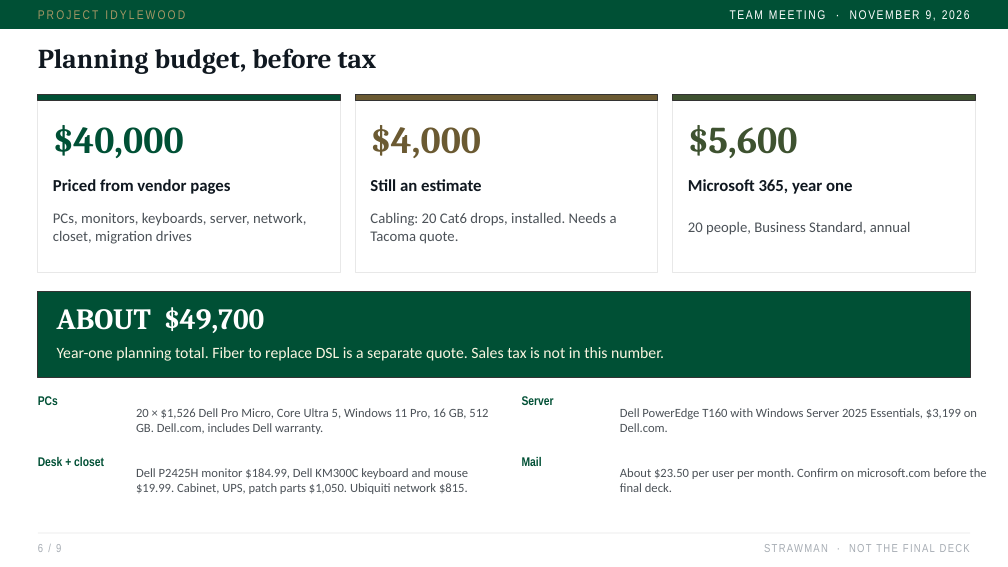
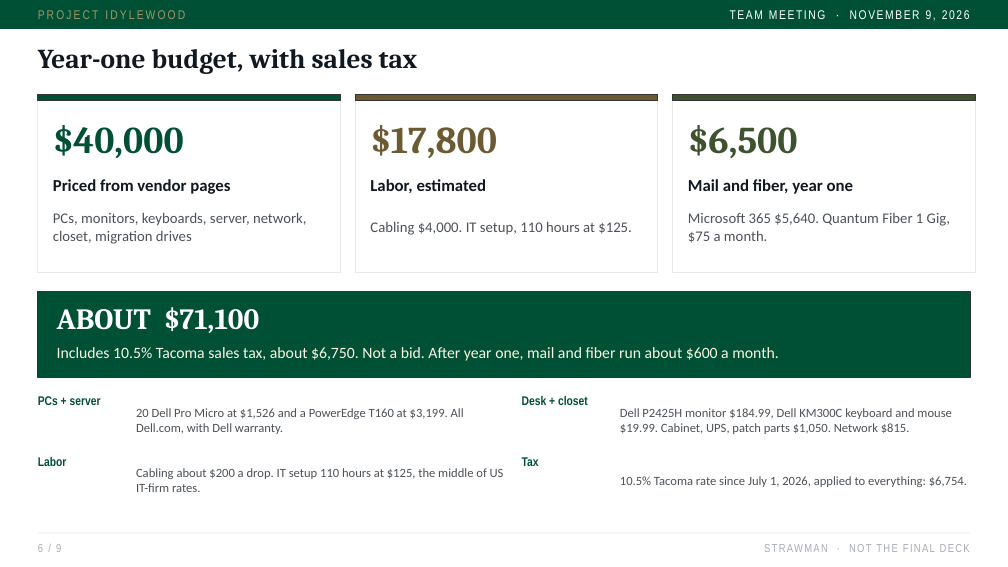
Before and after one commit to jxstjoeii/project-idylewood, a slide deck: slide 6 of slides/Project-Idylewood-Kickoff.pptx. Drawn at 1008x567 pixels with LibreOffice and Linux fonts; fonts in the diff are those of the drawing. Boxes give left, top, right and bottom in pixels: in the first picture for what was removed or moved away, otherwise in the second. Text is boxed around its words. In the diff, an @@ line names an element or a change of style, - is before the commit and + after.

```diff
--- a/slides/Project-Idylewood-Kickoff.pptx
+++ b/slides/Project-Idylewood-Kickoff.pptx
@@ text at (x1=38, y1=49, x2=418, y2=74): text changed @@
-Planning budget, before tax
+Year-one budget, with sales tax
@@ text at (x1=370, y1=125, x2=497, y2=158): text changed @@
-$4,000
+$17,800
@@ text at (x1=688, y1=125, x2=798, y2=158): text changed @@
-$5,600
+$6,500
@@ text at (x1=370, y1=179, x2=486, y2=193): text changed @@
-Still an estimate
+Labor, estimated
@@ text at (x1=688, y1=179, x2=853, y2=194): text changed @@
-Microsoft 365, year one
+Mail and fiber, year one
@@ text at (x1=370, y1=222, x2=632, y2=235): text changed @@
-Cabling: 20 Cat6 drops, installed. Needs a Tacoma quote.
+Cabling $4,000. IT setup, 110 hours at $125.
@@ text at (x1=688, y1=213, x2=950, y2=243): text changed @@
-20 people, Business Standard, annual
+Microsoft 365 $5,640. Quantum Fiber 1 Gig, $75 a month.
@@ text at (x1=57, y1=307, x2=260, y2=333): text changed @@
-ABOUT $49,700
+ABOUT $71,100
@@ text at (x1=57, y1=347, x2=778, y2=361): text changed @@
-Year-one planning total. Fiber to replace DSL is a separate quote. Sales tax is not in this number.
+Includes 10.5% Tacoma sales tax, about $6,750. Not a bid. After year one, mail and fiber run about $600 a month.
@@ text at (x1=38, y1=396, x2=101, y2=405): text changed @@
-PCs
+PCs + server
@@ text at (x1=136, y1=408, x2=464, y2=434): text changed @@
-20 × $1,526 Dell Pro Micro, Core Ultra 5, Windows 11 Pro, 16 GB, 512 GB. Dell.com, includes Dell warranty.
+20 Dell Pro Micro at $1,526 and a PowerEdge T160 at $3,199. All Dell.com, with Dell warranty.
@@ text at (x1=522, y1=396, x2=588, y2=405): text changed @@
-Server
+Desk + closet
@@ text at (x1=620, y1=408, x2=951, y2=434): text changed @@
-Dell PowerEdge T160 with Windows Server 2025 Essentials, $3,199 on Dell.com.
+Dell P2425H monitor $184.99, Dell KM300C keyboard and mouse $19.99. Cabinet, UPS, patch parts $1,050. Network $815.
@@ text at (x1=38, y1=457, x2=67, y2=466): text changed @@
-Desk + closet
+Labor
@@ text at (x1=136, y1=468, x2=504, y2=492): text changed @@
-Dell P2425H monitor $184.99, Dell KM300C keyboard and mouse $19.99. Cabinet, UPS, patch parts $1,050. Ubiquiti network $815.
+Cabling about $200 a drop. IT setup 110 hours at $125, the middle of US IT-firm rates.
@@ text at (x1=522, y1=457, x2=539, y2=466): text changed @@
-Mail
+Tax
@@ text at (x1=620, y1=476, x2=967, y2=487): text changed @@
-About $23.50 per user per month. Confirm on microsoft.com before the final deck.
+10.5% Tacoma rate since July 1, 2026, applied to everything: $6,754.
```
Also in this commit, not shown: 5 other files.
